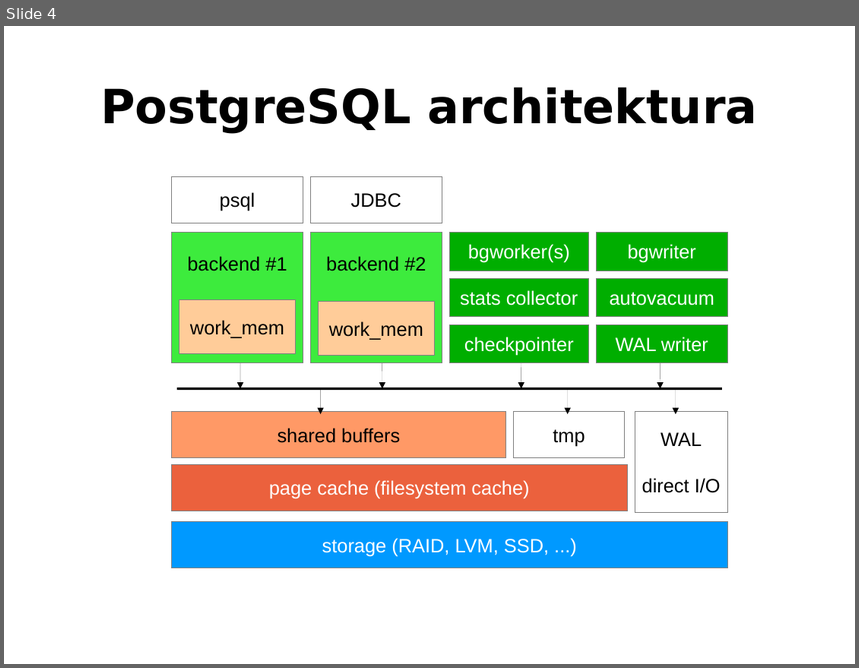
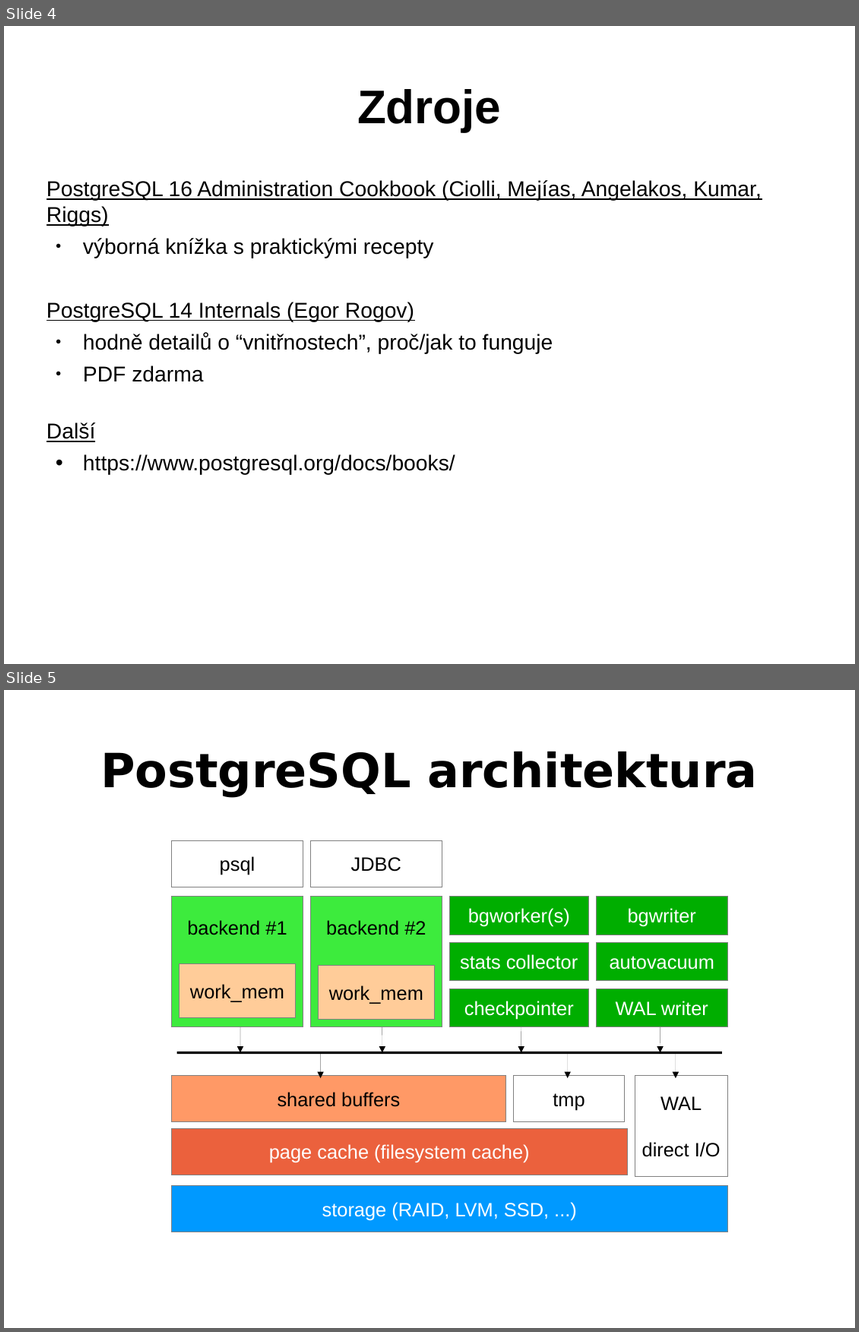
Before and after one commit to tvondra/perf_tuning_training, a slide deck: perf-tuning-training.odp. Shown one above the other, each under a label of ours: slide 4 before the commit, slides 4 and 5 after it. The pictures are 859x668 and 859x1332 pixels, drawn with LibreOffice and Linux fonts; fonts in the diff are those of the drawing. Boxes give left, top, right and bottom in pixels: in the first picture for what was removed or moved away, otherwise in the second. Text is boxed around its words. In the diff, an @@ line names an element or a change of style, - is before the commit and + after.

```diff
--- a/perf-tuning-training.odp
+++ b/perf-tuning-training.odp
@@ slide 4 added at (4,26,855,664), background #FFFFFF @@
@@ title added at (357,89,501,132), 44 pt, text #000000, bold @@
+Zdroje
@@ text added at (47,180,761,475), 20 pt, text #000000 @@
+PostgreSQL 16 Administration Cookbook (Ciolli, Mejías, Angelakos, Kumar, Riggs)
+● výborná knížka s praktickými recepty
+PostgreSQL 14 Internals (Egor Rogov)
+● hodně detailů o “vnitřnostech”, proč/jak to funguje
+● PDF zdarma
+Další
+• https://www.postgresql.org/docs/books/
@@ what was slide 4 is now slide 5 @@
```
Also in this commit, not shown: 15 slides changed, 1 other slide added, 2 other files.
